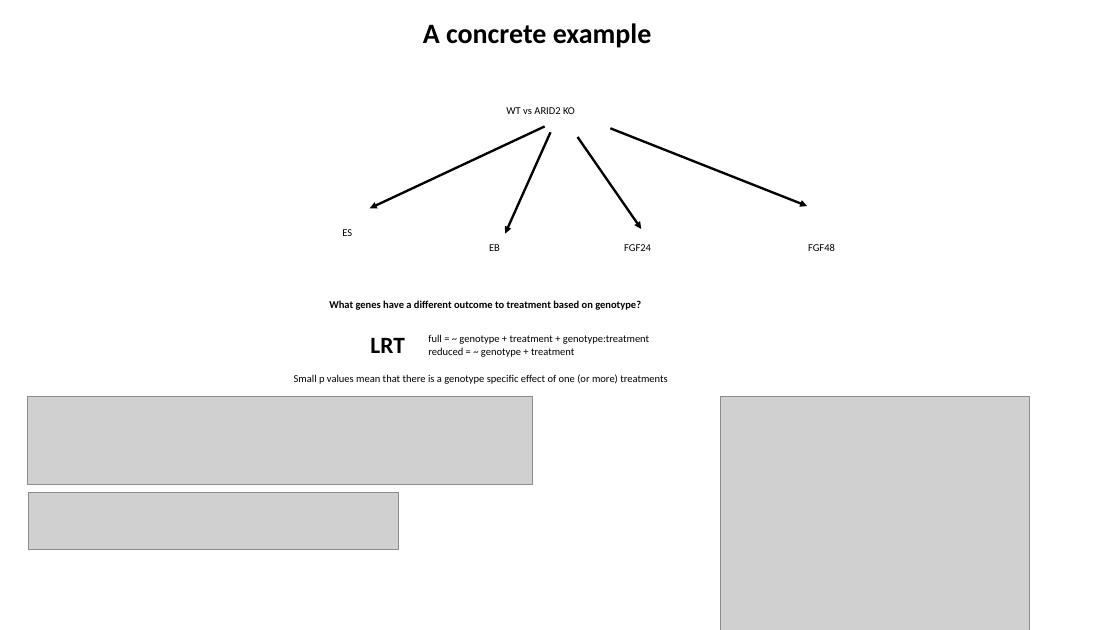
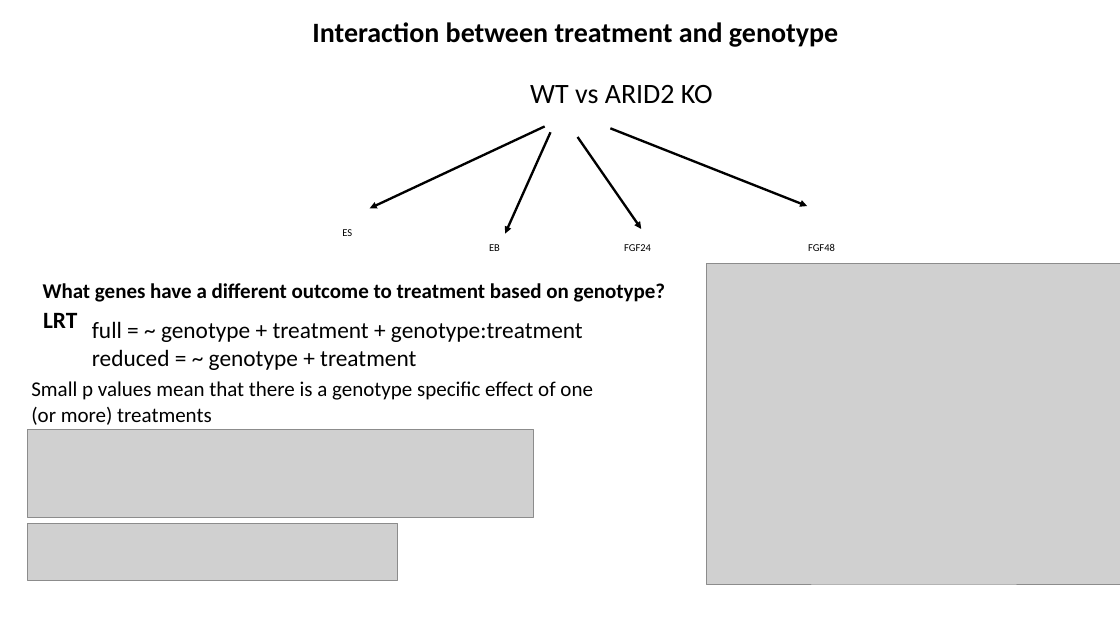
Before and after one commit to jraab/GNET749_RNAseq, a slide deck: slide 32 of lectures/2023_GNET749_Lecture6_Batch_ExpDesign.pptx (slide 33 before the commit). Drawn at 1120x630 pixels with LibreOffice and Linux fonts; fonts in the diff are those of the drawing; grey boxes stand for pictures. Boxes give left, top, right and bottom in pixels: in the first picture for what was removed or moved away, otherwise in the second. Text is boxed around its words. In the diff, an @@ line names an element or a change of style, - is before the commit and + after.

```diff
--- a/lectures/2023_GNET749_Lecture6_Batch_ExpDesign.pptx
+++ b/lectures/2023_GNET749_Lecture6_Batch_ExpDesign.pptx
@@ text at bbox=[312, 22, 838, 47]: text changed @@
-A concrete example
+Interaction between treatment and genotype
@@ text "WT vs ARID2 KO": place and size @@
-text "WT vs ARID2 KO" at bbox=[506, 107, 575, 114]
+text "WT vs ARID2 KO" at bbox=[530, 85, 713, 104]
@@ text "WT vs ARID2 KO" at bbox=[530, 85, 713, 104]: size 9 to 24 pt @@
@@ picture: place and size @@
-picture at bbox=[720, 397, 1029, 630]
+picture at bbox=[707, 264, 1120, 584]
@@ text "What genes have a different ...": place and size @@
-text "What genes have a different ..." at bbox=[329, 300, 641, 310]
+text "What genes have a different ..." at bbox=[43, 283, 666, 302]
@@ text "What genes have a different ..." at bbox=[43, 283, 666, 302]: size 9 to 18 pt @@
@@ text "LRT": place and size @@
-text "LRT" at bbox=[370, 338, 404, 353]
+text "LRT" at bbox=[43, 313, 77, 328]
@@ text "full = ~ genotype + ...": place and size @@
-text "full = ~ genotype + ..." at bbox=[428, 334, 649, 357]
+text "full = ~ genotype + ..." at bbox=[92, 321, 583, 370]
@@ text "full = ~ genotype + ..." at bbox=[92, 321, 583, 370]: size 9 to 20 pt @@
@@ text "Small p values mean that ..." at bbox=[31, 381, 593, 425]: size 9 to 18 pt @@
@@ text "Small p values mean that ...": place and size @@
-text "Small p values mean that ..." at bbox=[294, 374, 667, 384]
+text "Small p values mean that ..." at bbox=[31, 381, 593, 425]
@@ picture: place and size @@
-picture at bbox=[28, 397, 534, 485]
+picture at bbox=[28, 429, 534, 518]
@@ picture: place and size @@
-picture at bbox=[29, 492, 399, 549]
+picture at bbox=[28, 523, 398, 581]
```
Also in this commit, not shown: 15 other slides changed, 1 slide added, 2 slides removed, 7 other files.
